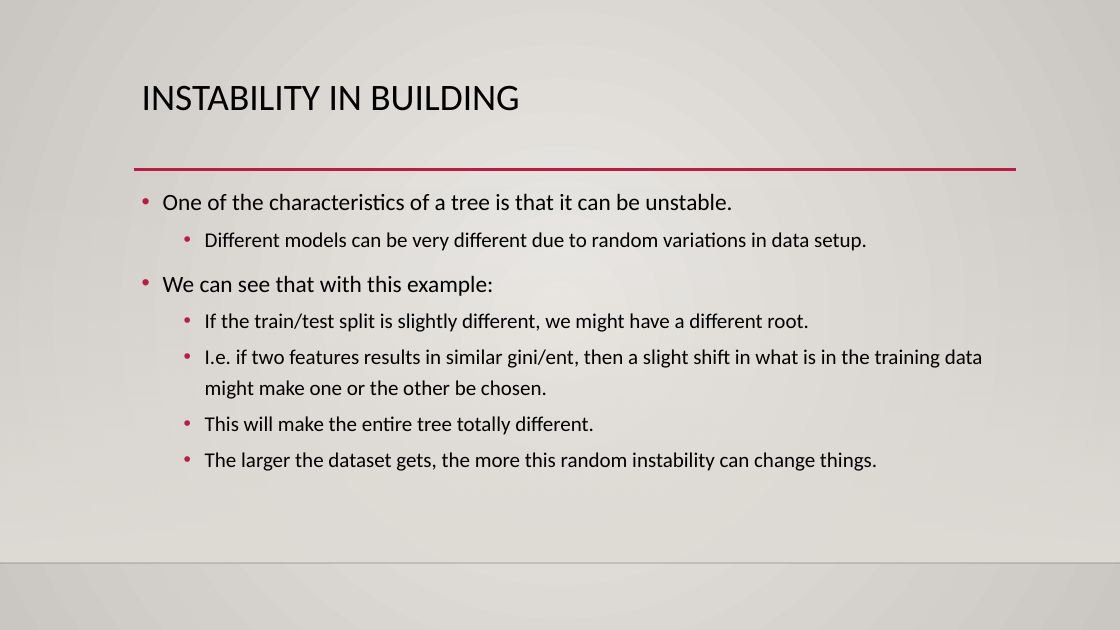
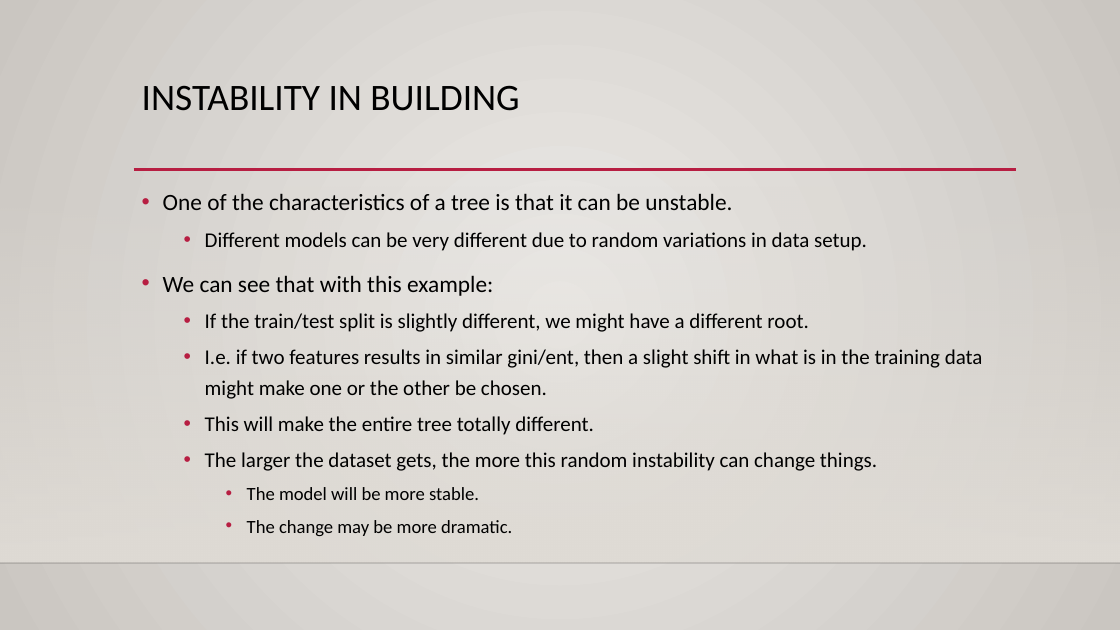
Before and after one commit to glennybarnes/Intro_to_Machine_Learning_Students, a slide deck: slide 15 of reference_content/Slides/002a_tree_review_step_by_step.pptx. Drawn at 1120x630 pixels with LibreOffice and Linux fonts; fonts in the diff are those of the drawing; background and template pictures are left out. Boxes give left, top, right and bottom in pixels: in the first picture for what was removed or moved away, otherwise in the second. Text is boxed around its words. In the diff, an @@ line names an element or a change of style, - is before the commit and + after.

```diff
--- a/reference_content/Slides/002a_tree_review_step_by_step.pptx
+++ b/reference_content/Slides/002a_tree_review_step_by_step.pptx
@@ text at box(247, 487, 512, 536): paragraphs added @@
+    • The model will be more stable.
+    • The change may be more dramatic.
```
Also in this commit, not shown: 1 other slide changed, 4 other files.
